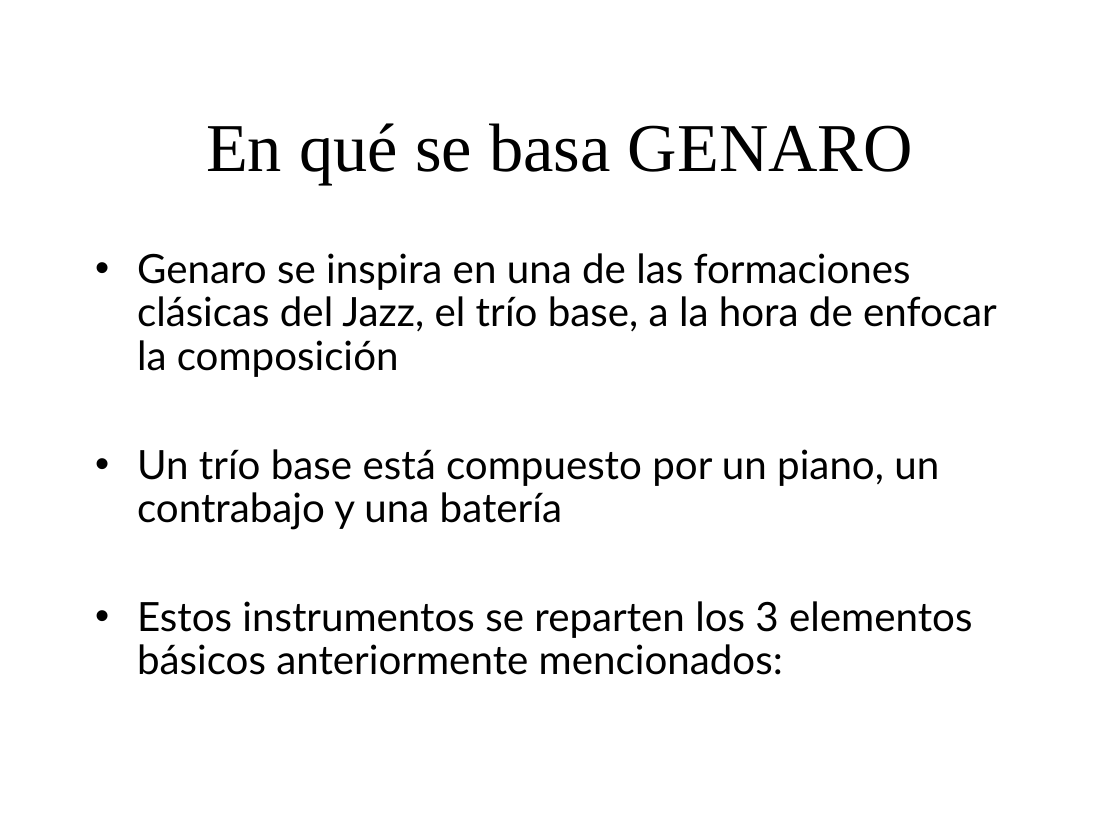
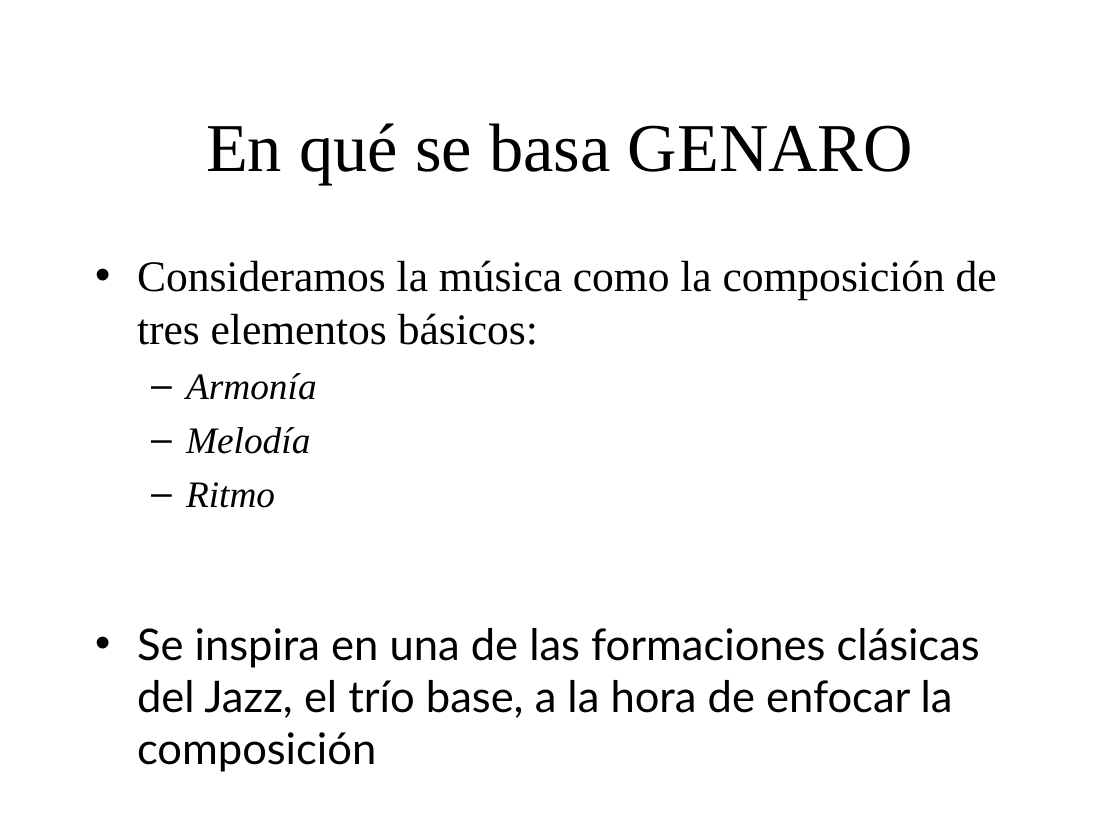
Before and after one commit to BackupTheBerlios/genaro, a slide deck: slide 7 of Documentos/MemoriaSSII/presentacion_proyecto.ppt (slide 6 before the commit). Drawn at 1120x840 pixels with LibreOffice and Linux fonts; fonts in the diff are those of the drawing; background and template pictures are left out. Boxes give left, top, right and bottom in pixels: in the first picture for what was removed or moved away, otherwise in the second. Text is boxed around its words. In the diff, an @@ line names an element or a change of style, - is before the commit and + after.

```diff
--- a/Documentos/MemoriaSSII/presentacion_proyecto.ppt
+++ b/Documentos/MemoriaSSII/presentacion_proyecto.ppt
@@ text at [137,260,997,772]: text changed; size 25.9 to 28 pt @@
-• Genaro se inspira en una de las formaciones clásicas del Jazz, el trío base, a la hora de enfocar la composición
-• Un trío base está compuesto por un piano, un contrabajo y una batería
-• Estos instrumentos se reparten los 3 elementos básicos anteriormente mencionados:
+• Consideramos la música como la composición de tres elementos básicos:
+  – Armonía
+  – Melodía
+  – Ritmo
+• Se inspira en una de las formaciones clásicas del Jazz, el trío base, a la hora de enfocar la composición
```
Also in this commit, not shown: 19 other slides changed, 10 slides added, 1 slide removed.
